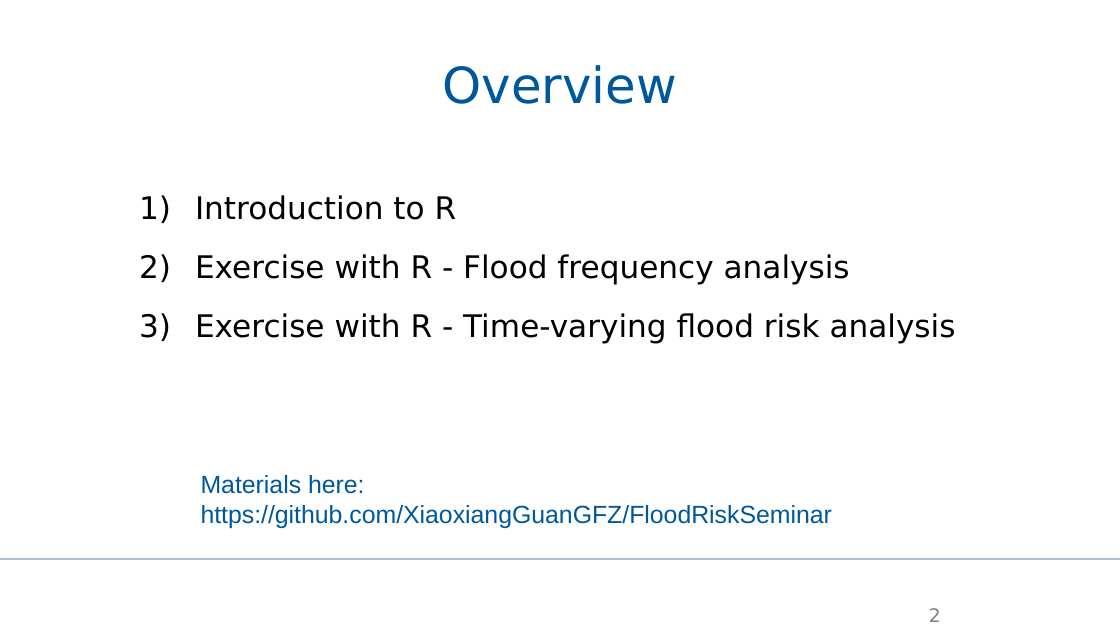
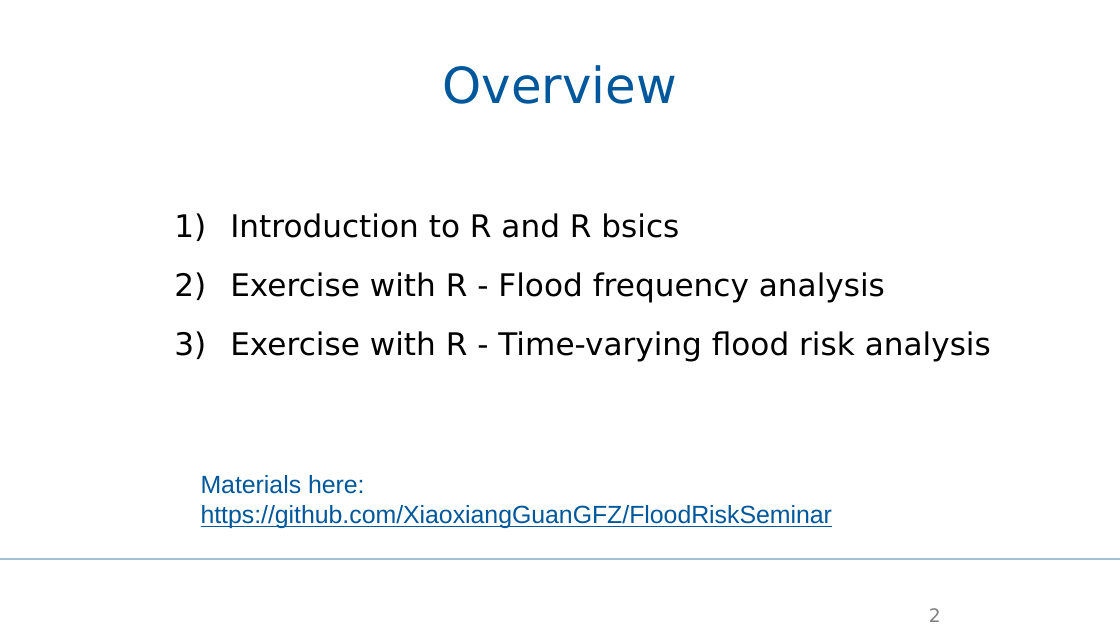
Before and after one commit to XiaoxiangGuanGFZ/FloodRiskSeminar, a slide deck: slide 2 of slides/FRS_exercise_R.pptx. Drawn at 1120x630 pixels with LibreOffice and Linux fonts; fonts in the diff are those of the drawing; background and template pictures are left out. Boxes give left, top, right and bottom in pixels: in the first picture for what was removed or moved away, otherwise in the second. Text is boxed around its words. In the diff, an @@ line names an element or a change of style, - is before the commit and + after.

```diff
--- a/slides/FRS_exercise_R.pptx
+++ b/slides/FRS_exercise_R.pptx
@@ text "Introduction to R and R ...": place and size @@
-text "Introduction to R and R ..." at [195, 195, 956, 344]
+text "Introduction to R and R ..." at [230, 213, 991, 361]
@@ text at [230, 213, 679, 238]: text changed @@
-1) Introduction to R
+1) Introduction to R and R bsics
@@ text at [201, 505, 832, 528]: underline on in "https://github.com/XiaoxiangGuanGFZ/FloodRiskSeminar" @@
```
Also in this commit, not shown: 4 other slides changed, 1 slide added, 2 other files.
